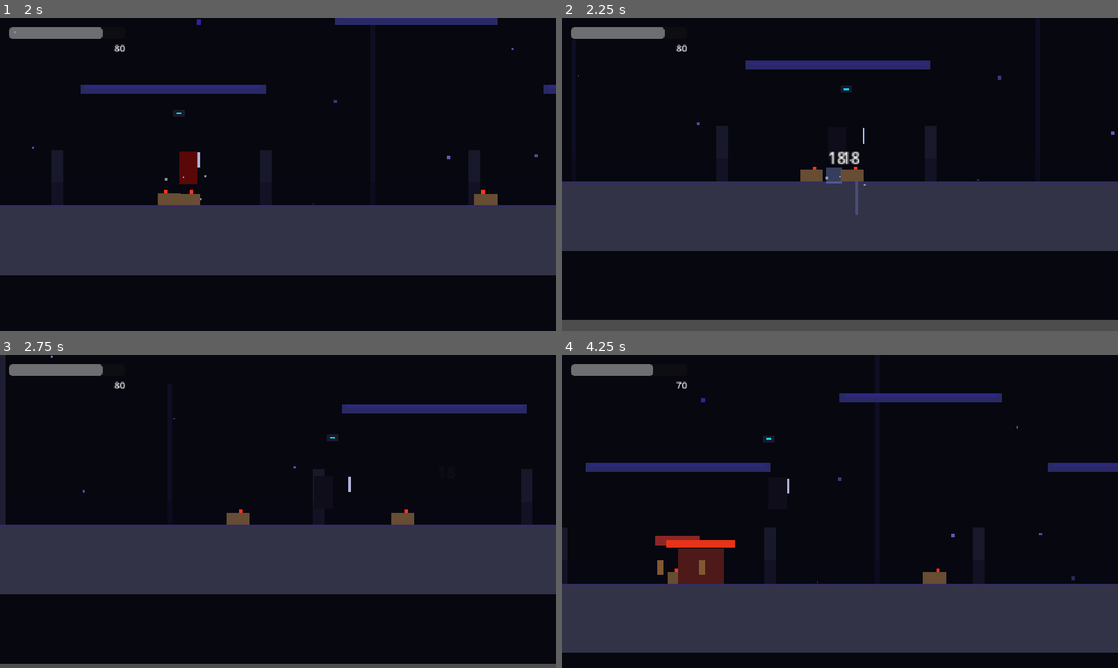
Above: before the commit, frames 1-4 (two rows, left to right).
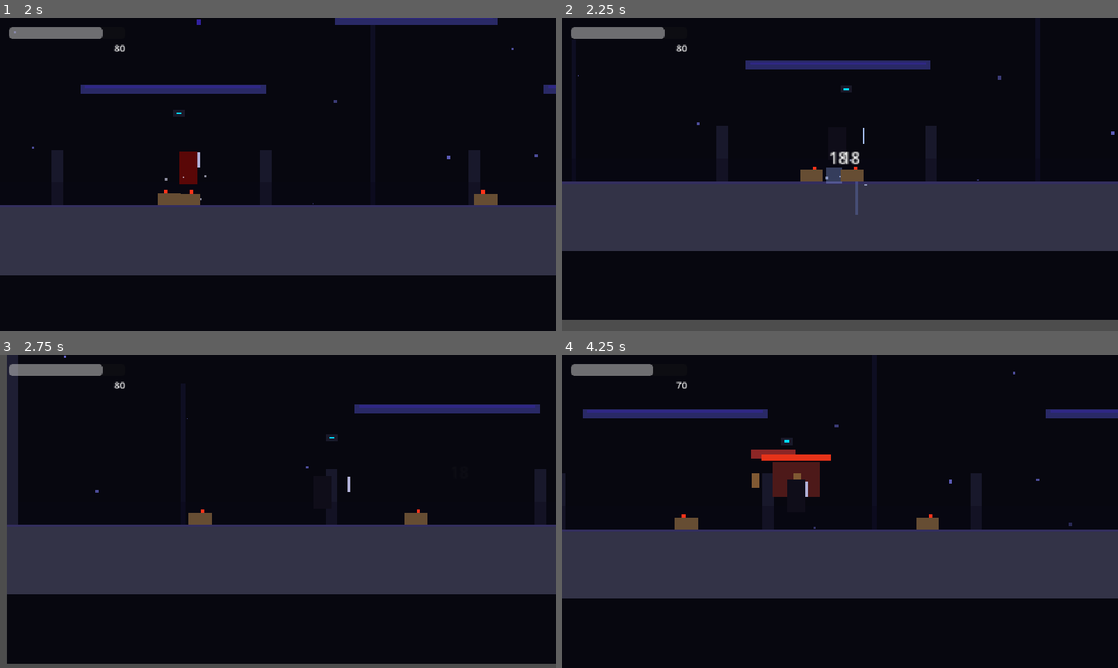
Above: after the commit, the same moments.

Repository: yuejiyanshijie-cell/VoidHunter
Game: Godot game, scene res://scenes/main_level.tscn
Two runs of this game, one before a commit and one after it. Both use one fixed random seed, a clock stepped at 60 frames per second and the inputs below.
Inputs (mouse positions are in pixels of both pictures, inside the frame that each line leads up to):
- Up to frame 1 (2 s): move the mouse to (400, 158) at 0.52 s; hold D (move_right) from 0.53 s (still down); click (400, 158) at 0.6 s; tap W (jump) at 0.77, 1.52 s; tap Shift (dash) at 0.8, 1.35 s; move the mouse to (166, 190) at 1.27 s; click (166, 190) at 1.55 s
- Up to frame 2 (2.25 s): move the mouse to (895, 105) at 2.02 s; release D (move_right) at 2.03 s; hold A (move_left) from 2.03 s (still down); click (895, 105) at 2.1 s
- Up to frame 3 (2.75 s): keep holding A (move_left); tap Shift (dash) at 2.3 s
- Up to frame 4 (4.25 s): move the mouse to (812, 574) at 2.77 s; release A (move_left) at 2.78 s; hold D (move_right) from 2.78 s (still down); tap Shift (dash) at 2.85, 3.8 s; tap W (jump) at 3.02, 3.77 s; click (812, 574) at 3.05 s; move the mouse to (1006, 558) at 3.52 s; tap Page Down (dodge) at 3.6 s

Frame 1 is identical in both runs. In frame 2, 0.1% of the frame differs, in the area x 48-66%, y 34-54%; in frame 3, 3.6%; in frame 4, 40%, in the area x 0-100%, y 5-96%.

Commit message:
游戏机制完善：dash attack + 3段连招 + 屏幕震动 + hitstop + Boss ground slam + charge attack

Diff:
--- a/scripts/enemy/enemy_boss.gd
+++ b/scripts/enemy/enemy_boss.gd
@@ -24,6 +24,7 @@
 var is_charging: bool = false
 var jump_timer: float = 0.0
 var next_action_time: float = 0.0
+var ground_slam_phase: int = 0
 
 # 视觉
 var _body: ColorRect
@@ -161,10 +162,12 @@
 		# 近距离 → 攻击
 		if current_phase == BossPhase.PHASE2 and rand_val < 0.4:
 			current_action = "area_blast"
-		elif rand_val < 0.5:
+		elif rand_val < 0.35:
 			current_action = "charge"
+		elif rand_val < 0.7:
+			current_action = "slam"
 		else:
-			current_action = "slam"
+			current_action = "ground_slam"
 
 	action_timer = randf_range(0.5, 1.5)
 
@@ -181,6 +184,8 @@
 			_execute_slam()
 		"area_blast":
 			_execute_area_blast()
+		"ground_slam":
+			_execute_ground_slam(delta)
 
 
 func _execute_charge() -> void:
@@ -248,6 +253,28 @@
 	action_timer = 2.0
 
 
+func _execute_ground_slam(delta: float) -> void:
+	if not player_ref:
+		return
+
+	# 跳起 → 砸地 → 冲击波
+	if ground_slam_phase == 0:
+		velocity.y = -650
+		velocity.x = sign(player_ref.global_position.x - global_position.x) * 150
+		ground_slam_phase = 1
+	elif ground_slam_phase == 1:
+		if is_on_floor():
+			velocity = Vector2.ZERO
+			ground_slam_phase = 2
+			# 落地AOE伤害
+			if global_position.distance_to(player_ref.global_position) < 90:
+				player_ref.take_damage(attack_damage * 1.3, self)
+				EventBus.screen_shake_request.emit(9.0, 0.2)
+			current_action = "idle"
+			action_timer = 1.5
+			ground_slam_phase = 0
+
+
 func _enter_phase2() -> void:
 	print("[Boss] Entering Phase 2!")
 	_armor.color = Color(0.7, 0.2, 0.6, 1)  # 变色
--- a/scripts/player/player.gd
+++ b/scripts/player/player.gd
@@ -69,6 +69,14 @@
 var is_holding: bool = false
 var is_heavy_stage: int = 0  # 0=无, 1=蓄力中, 2=前摇, 3=判定, 4=后摇
 var heavy_hit_done: bool = false
+
+# 冲刺攻击
+const DASH_ATTACK_BONUS: float = 1.6
+var has_dash_attacked: bool = false
+
+# 击退参数（随连击递增）
+const KNOCKBACK_BASE: float = 120.0
+const KNOCKBACK_PER_COMBO: float = 80.0
 
 
 # =============================================================================
@@ -347,14 +355,101 @@
 
 func _end_dash() -> void:
 	is_dashing = false
+	has_dash_attacked = false
 	velocity.x = input_direction * speed
 
+# =============================================================================
+# 冲刺攻击
+# =============================================================================
+func _start_dash_attack() -> void:
+	is_attacking = true
+	can_attack = false
+	has_dash_attacked = true
+	attack_hit_list.clear()
+	attack_timer = 0.22
+	current_atk_dmg = GameConstants.ATTACK_DAMAGE_LIGHT * DASH_ATTACK_BONUS
+	combo_window_timer = 0
+
+	# 冲刺中出刀：短暂加速 + 旋转斩
+	velocity.x = facing_direction * GameConstants.PLAYER_DASH_SPEED * 1.15
+	_sword.color = Color(0.5, 0.35, 1)
+
+	# 旋转斩视觉效果
+	_start_dash_slash_animation()
+
+	# 命中判定
+	get_tree().create_timer(0.05).timeout.connect(_dash_attack_hit_check)
+
+	# 回刀
+	get_tree().create_timer(attack_timer).timeout.connect(func():
+		is_attacking = false
+		_sword.color = Color(0.7, 0.7, 0.85)
+		_reset_attack_state()
+	)
+
+func _start_dash_slash_animation() -> void:
+	# 360° 刀光环
+	var ring := ColorRect.new()
+	ring.size = Vector2(8, 8)
+	ring.position = global_position + Vector2(facing_direction * 8, -20)
+	ring.pivot_offset = Vector2(-facing_direction * 8, 0)
+	ring.color = Color(0.6, 0.4, 1, 0.7)
+	ring.z_index = 5
+	get_parent().add_child(ring)
+
+	var r := create_tween()
+	r.tween_property(ring, "rotation", facing_direction * TAU, 0.18)
+	r.parallel().tween_property(ring, "size", Vector2(60, 60), 0.15)
+	r.parallel().tween_property(ring, "color:a", 0.0, 0.18)
+	r.tween_callback(ring.queue_free)
+
+	# 刀身振动
+	var s := create_tween()
+	s.tween_property(_sword, "position:x", 8 + facing_direction * 8, 0.04)
+	s.tween_property(_sword, "position:x", 8, 0.12)
+
+func _dash_attack_hit_check() -> void:
+	if not is_attacking:
+		return
+
+	var attack_range := 36.0
+	var hit_count := 0
+
+	var enemies := get_tree().get_nodes_in_group("enemy")
+	for enemy: Node2D in enemies:
+		if not is_instance_valid(enemy) or enemy in attack_hit_list:
+			continue
+		if not enemy.has_method("take_damage"):
+			continue
+		var dist := global_position.distance_to(enemy.global_position)
+		if dist < attack_range:
+			enemy.take_damage(current_atk_dmg, self)
+			attack_hit_list.append(enemy)
+			hit_count += 1
+			var kb: float = sign(enemy.global_position.x - global_position.x)
+			if kb == 0: kb = facing_direction
+			if enemy is CharacterBody2D:
+				enemy.velocity.x += kb * 350
+				enemy.velocity.y -= 120
+			_spawn_hit_fx(enemy.global_position)
+			EventBus.damage_number_request.emit(current_atk_dmg, enemy.global_position, true)
+
+	if hit_count > 0:
+		EventBus.screen_shake_request.emit(4.5, 0.08)
+		EventBus.time_scale_request.emit(0.55, 0.05)
+		EventBus.hit_effect_request.emit(global_position, "void_slash")
+
 
 # =============================================================================
 # 攻击系统
 # =============================================================================
 func _on_attack_press() -> void:
-	if not can_attack or is_dashing:
+	if not can_attack:
+		return
+
+	# 冲刺攻击 — 可在冲刺中出刀，附加50%伤害
+	if is_dashing and not has_dash_attacked:
+		_start_dash_attack()
 		return
 
 	# 空中 → 下劈
@@ -481,11 +576,19 @@
 			attack_hit_list.append(enemy)
 			hit_count += 1
 			_spawn_hit_fx(enemy.global_position)
+			# 连击击退递增
+			var kb := KNOCKBACK_BASE + KNOCKBACK_PER_COMBO * attack_combo
+			if enemy is CharacterBody2D:
+				enemy.velocity.x += facing_direction * kb
 			EventBus.damage_number_request.emit(current_atk_dmg, enemy.global_position, attack_combo == 2)
 
 	if hit_count > 0:
-		EventBus.screen_shake_request.emit(2.0 + attack_combo * 2, 0.05)
-		EventBus.time_scale_request.emit(0.8, 0.03)
+		# 第三段额外震屏+顿帧
+		var shake_amp := 2.0 + attack_combo * 2.5
+		var shake_dur := 0.05 + attack_combo * 0.02
+		var hitstop_scale: float = 0.85 - attack_combo * 0.15
+		EventBus.screen_shake_request.emit(shake_amp, shake_dur)
+		EventBus.time_scale_request.emit(hitstop_scale, 0.03 + attack_combo * 0.02)
 	else:
 		# 空挥特效
 		_spawn_whiff_fx(global_position + Vector2(facing_direction * 20, -15))
@@ -623,8 +726,8 @@
 			EventBus.damage_number_request.emit(current_atk_dmg, enemy.global_position, true)
 
 	if hit_count > 0:
-		EventBus.screen_shake_request.emit(6.0, 0.12)
-		EventBus.time_scale_request.emit(0.5, 0.06)
+		EventBus.screen_shake_request.emit(8.0, 0.15)
+		EventBus.time_scale_request.emit(0.3, 0.08)
 	else:
 		_spawn_whiff_fx(global_position + Vector2(facing_direction * 25, -10))
 
